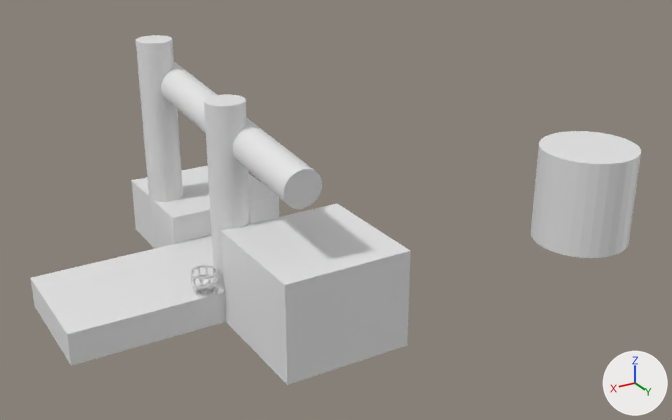
The Blender file wall.blend: old version first, new version second.
Camera for both pictures: a 50 mm camera at (4.79, 12.61, 7.23) aimed at (-2.91, -0.23, 0.81). Lighting does not change. The marker at lower right points along +X, +Y and +Z.
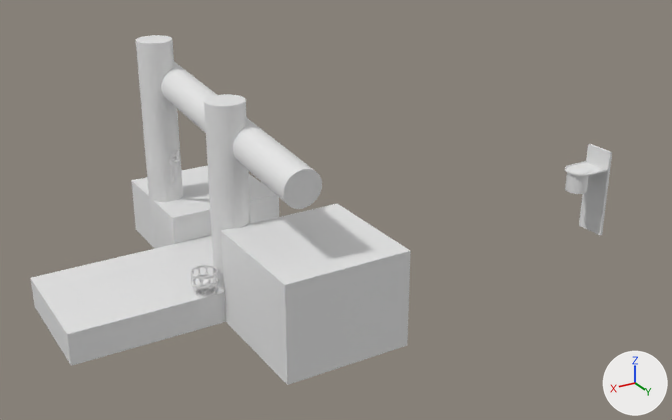
Location of each change, (x1, y1, x2, y2) in pixels of the pictures (672 x 420 px):
'Cylinder.006', moved, turned, rescaled
    before: (531, 131, 641, 258)
    after: (170, 156, 179, 166)
'Plane.002', added
    after: (579, 144, 612, 235)
'Cylinder.008', added
    after: (565, 166, 589, 194)
'Plane.003', added
    after: (565, 161, 608, 176)

Diff of the bpy script that builds the scene:
```diff
--- a/wall.blend.py
+++ b/wall.blend.py
@@ me_plane_003 @@
+me_plane_003.from_pydata(...)  # 592 vertices, 446 faces; spans x -1.0..0.82, y -1.0..1.0, z -0.1..0.0
@@ me_plane_002 @@
+me_plane_002.from_pydata(...)  # a box spanning x -1.0..1.0, y -1.0..1.0, z -0.06..0.0
@@ ob_cylinder_006 @@
 ob_cylinder_006 = bpy.data.objects.new('Cylinder.006', me_cylinder_007)
-ob_cylinder_006.location = (-8.72, 0.0, 0.0)
+ob_cylinder_006.location = (-0.48, -1.46, 1.79)
+ob_cylinder_006.rotation_euler = (-0.407, 0.0564, 0.00586)  # degrees (-23, 3.2, 0.3)
+ob_cylinder_006.scale = (0.0771, 0.0771, -0.0459)
@@ ob_cylinder_008 @@
+ob_cylinder_008 = bpy.data.objects.new('Cylinder.008', me_cylinder_007)
+ob_cylinder_008.location = (-8.48, 0.0, 0.33)
+ob_cylinder_008.scale = (0.218, 0.218, 0.218)
@@ ob_plane_003 @@
+ob_plane_003 = bpy.data.objects.new('Plane.003', me_plane_003)
+ob_plane_003.location = (-8.57, 0.0, 0.55)
+ob_plane_003.scale = (0.426, 0.299, 0.299)
@@ ob_plane_002 @@
+ob_plane_002 = bpy.data.objects.new('Plane.002', me_plane_002)
+ob_plane_002.location = (-9.0, 0.0, 0.0)
+ob_plane_002.rotation_euler = (0.0, 1.571, 0.0)  # degrees (0, 90, 0)
+ob_plane_002.scale = (0.913, 0.304, 1.0)
```
